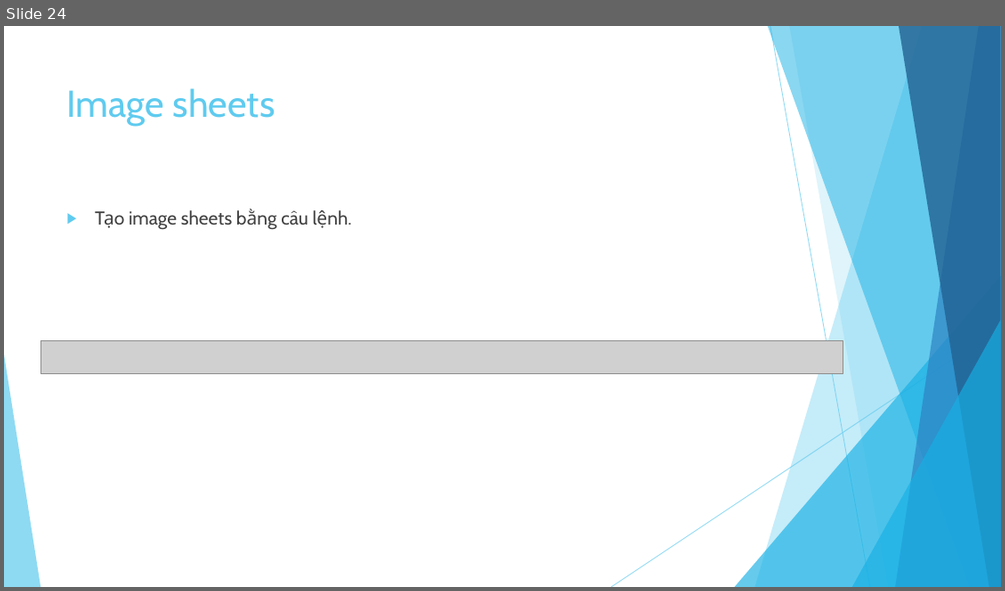
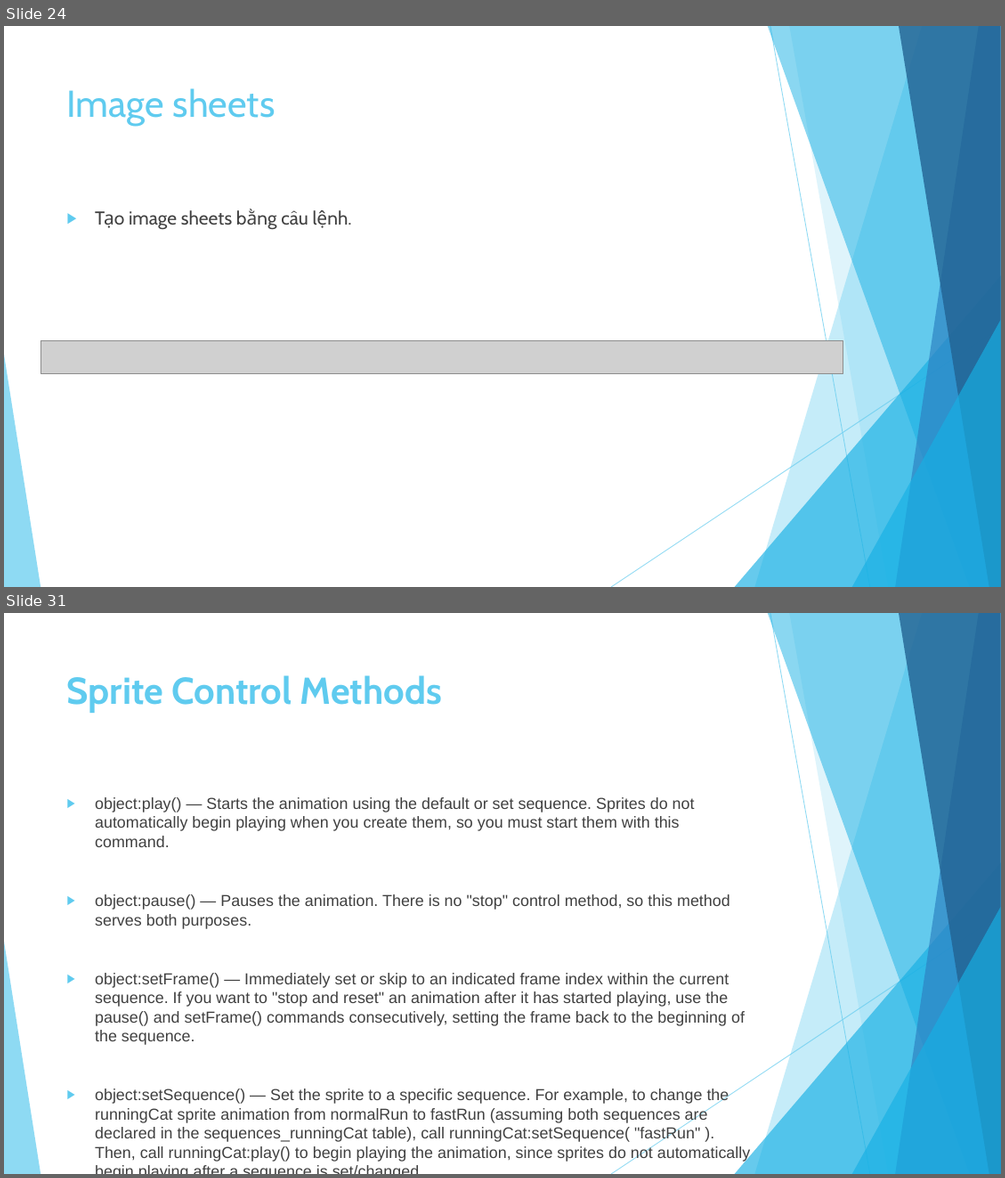
Before and after one commit to ndthanhdev/TDT-Spring-2017, a slide deck: Corona/Presentation1.pptx. Shown one above the other, each under a label of ours: slide 24 before the commit, slides 24 and 31 after it; the slides between them are not shown. The pictures are 1005x591 and 1005x1178 pixels, drawn with LibreOffice and Linux fonts; fonts in the diff are those of the drawing; grey boxes stand for pictures. Boxes give left, top, right and bottom in pixels: in the first picture for what was removed or moved away, otherwise in the second. Text is boxed around its words. In the diff, an @@ line names an element or a change of style, - is before the commit and + after.

```diff
--- a/Corona/Presentation1.pptx
+++ b/Corona/Presentation1.pptx
@@ slide 31 added at [4, 613, 1001, 1174], background #FFFFFF; not listed: 10 template elements that a slide beside it also shows @@
@@ title added at [67, 675, 442, 713], 36 pt, text #5FCBEF, bold @@
+Sprite Control Methods
@@ text added at [95, 797, 750, 1161], 15.3 pt, text #404040 @@
+▶ object:play() — Starts the animation using the default or set sequence. Sprites do not automatically begin playing when you create them, so you must start them with this command.
+▶ object:pause() — Pauses the animation. There is no "stop" control method, so this method serves both purposes.
+▶ object:setFrame() — Immediately set or skip to an indicated frame index within the current sequence. If you want to "stop and reset" an animation after it has started playing, use the pause() and setFrame() commands consecutively, setting the frame back to the beginning of the sequence.
+▶ object:setSequence() — Set the sprite to a specific sequence. For example, to change the runningCat sprite animation from normalRun to fastRun (assuming both sequences are declared in the sequences_runningCat table), call runningCat:setSequence( "fastRun" ). Then, call runningCat:play() to begin playing the animation, since sprites do not automatically begin playing after a sequence is set/changed.
```
Also in this commit, not shown: 8 other slides added.
